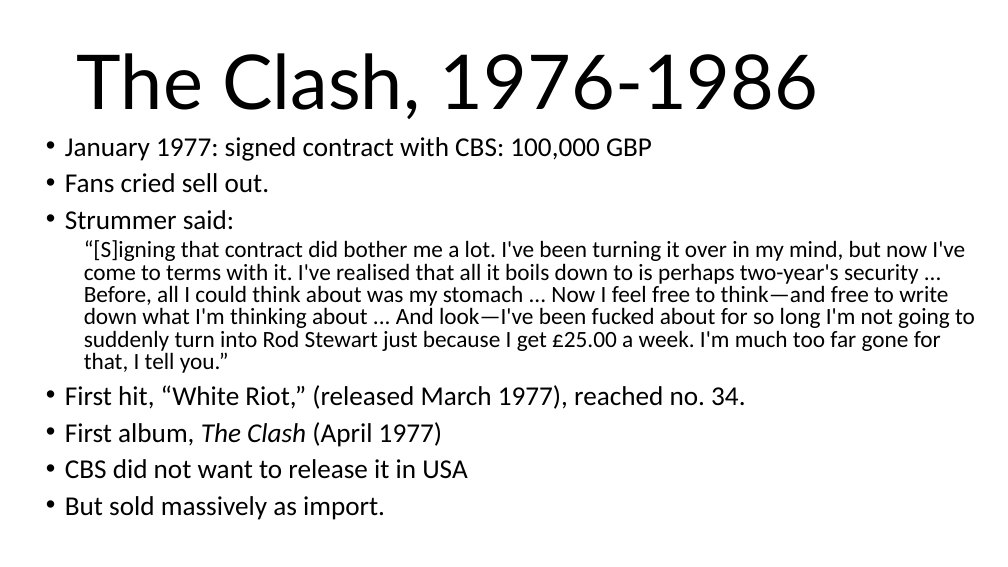
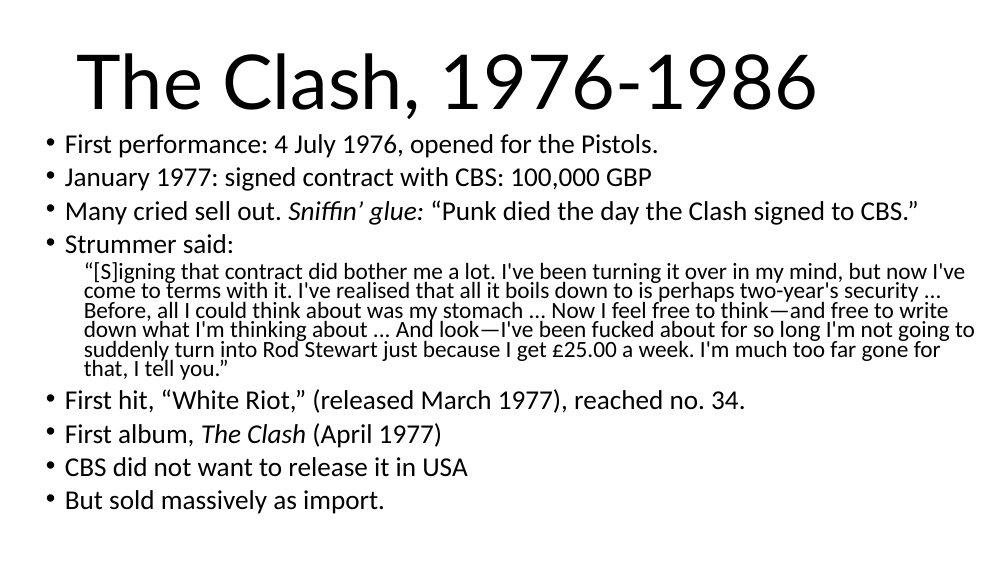
Before and after one commit to mrbaker1917/website, a slide deck: slide 3 of HSTR121/ppts/Post-Punk of the early 1980s.pptx. Drawn at 1008x567 pixels with LibreOffice and Linux fonts; fonts in the diff are those of the drawing; background and template pictures are left out. Boxes give left, top, right and bottom in pixels: in the first picture for what was removed or moved away, otherwise in the second. Text is boxed around its words. In the diff, an @@ line names an element or a change of style, - is before the commit and + after.

Commit message:
updates to Clash stuff

```diff
--- a/HSTR121/ppts/Post-Punk of the early 1980s.pptx
+++ b/HSTR121/ppts/Post-Punk of the early 1980s.pptx
@@ text at (65, 134, 659, 158): paragraph added @@
+• First performance: 4 July 1976, opened for the Pistols.
@@ text at (65, 167, 975, 514): line spacing 0.8 to 0.7 @@
@@ text at (65, 200, 919, 225): text changed @@
-• Fans cried sell out.
+• Many cried sell out. Sniffin’ glue: “Punk died the day the Clash signed to CBS.”
```
Also in this commit, not shown: 3 other slides changed, 2 other files.
